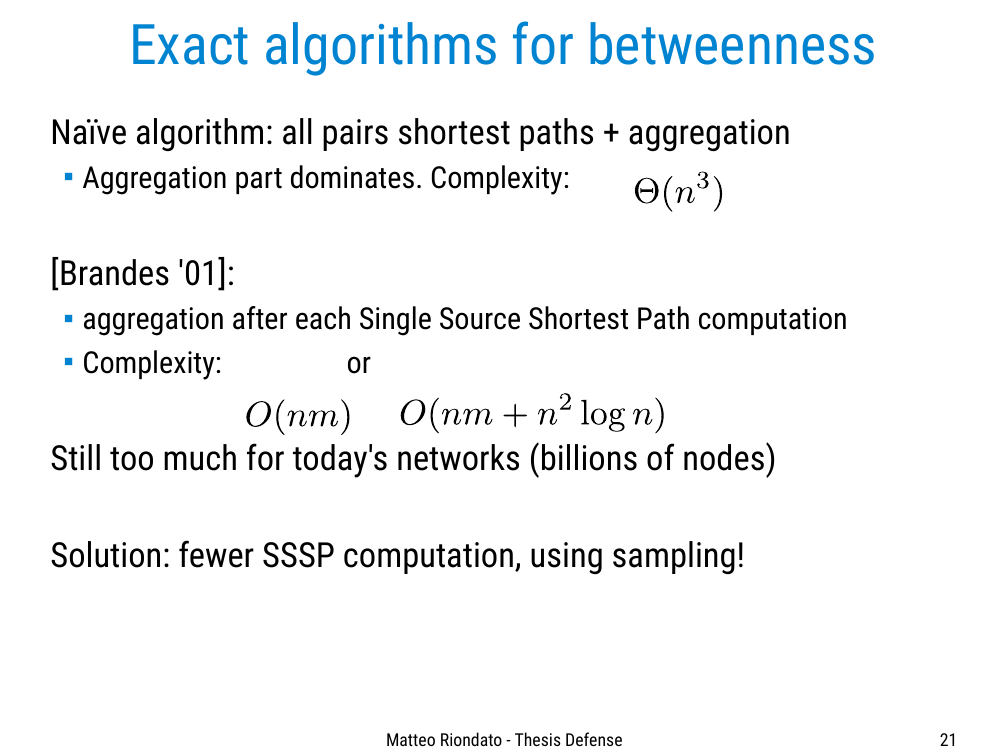
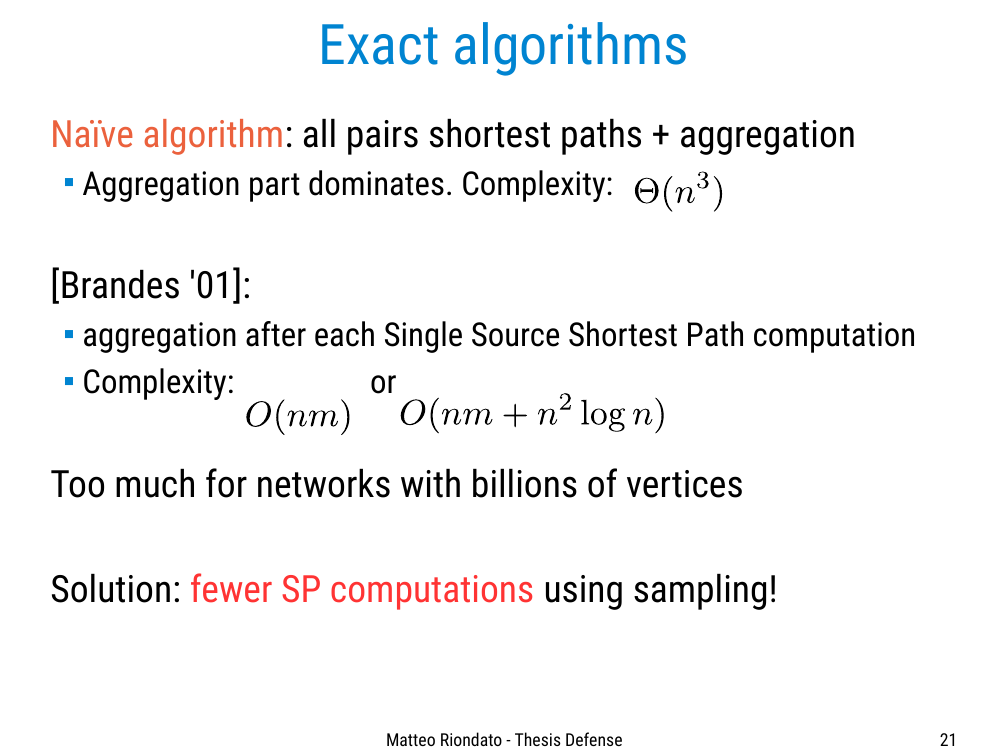
Before and after one commit to ZhizhongIsaacChen/dissertation, a slide deck: slide 21 of defense/Defense-talk.odp. Drawn at 1008x756 pixels with LibreOffice and Linux fonts; fonts in the diff are those of the drawing. Boxes give left, top, right and bottom in pixels: in the first picture for what was removed or moved away, otherwise in the second. Text is boxed around its words. In the diff, an @@ line names an element or a change of style, - is before the commit and + after.

```diff
--- a/defense/Defense-talk.odp
+++ b/defense/Defense-talk.odp
@@ title at bbox=[319, 22, 689, 76]: text changed @@
-Exact algorithms for betweenness
+Exact algorithms
@@ text at bbox=[50, 118, 917, 400]: size 27.2 to 29.6 pt in "Naïve algorithm: all pairs shortest paths + ...", "[Brandes '01]:"; text colour #000000 to #EB613D in "Naïve algorithm:"; size 23.8 to 25.9 pt in "Aggregation part dominates. Complexity:", "aggregation after each Single Source Shortest Path ...", "Complexity: or" @@
@@ text at bbox=[50, 468, 778, 610]: text changed; size 27.2 to 29.6 pt @@
-Still too much for today's networks (billions of nodes)
-Solution: fewer SSSP computation, using sampling!
+Too much for networks with billions of vertices
+Solution: fewer SP computations using sampling!
```
Also in this commit, not shown: 14 other slides changed, 2 slides added, 2 slides removed.
